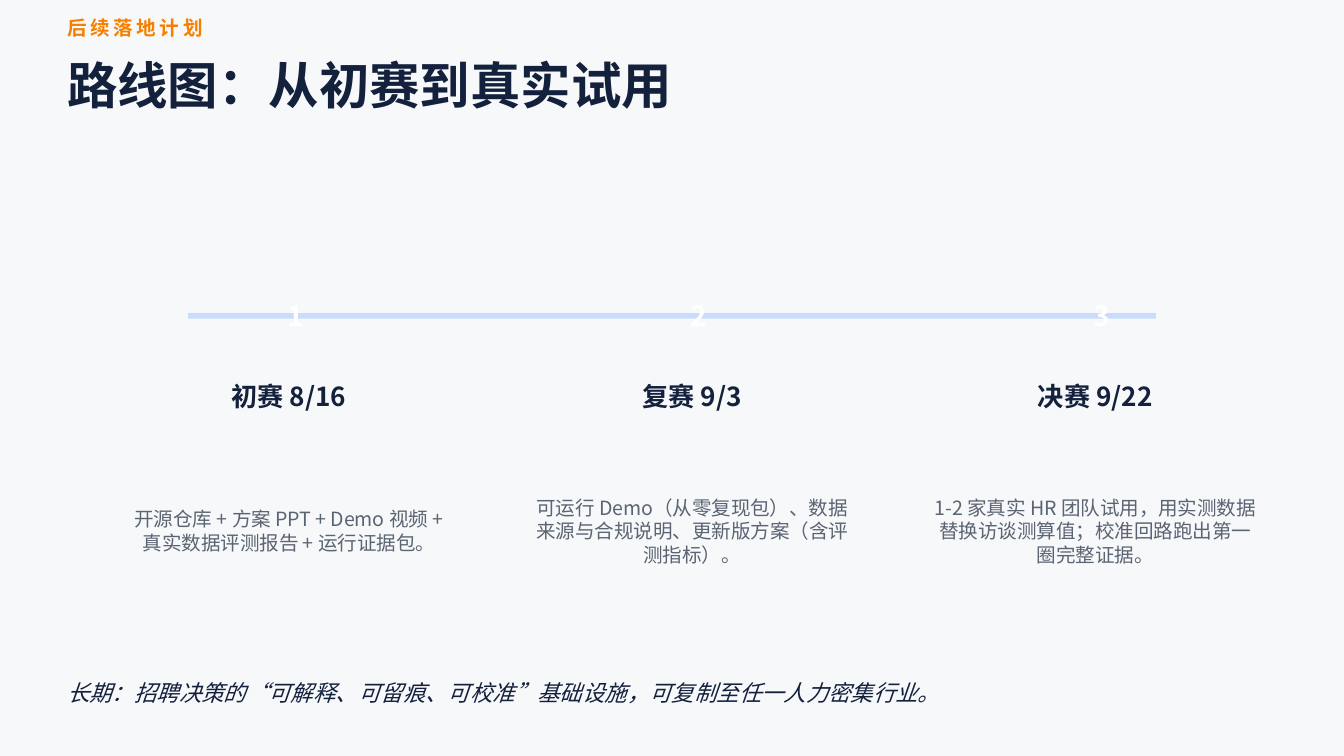
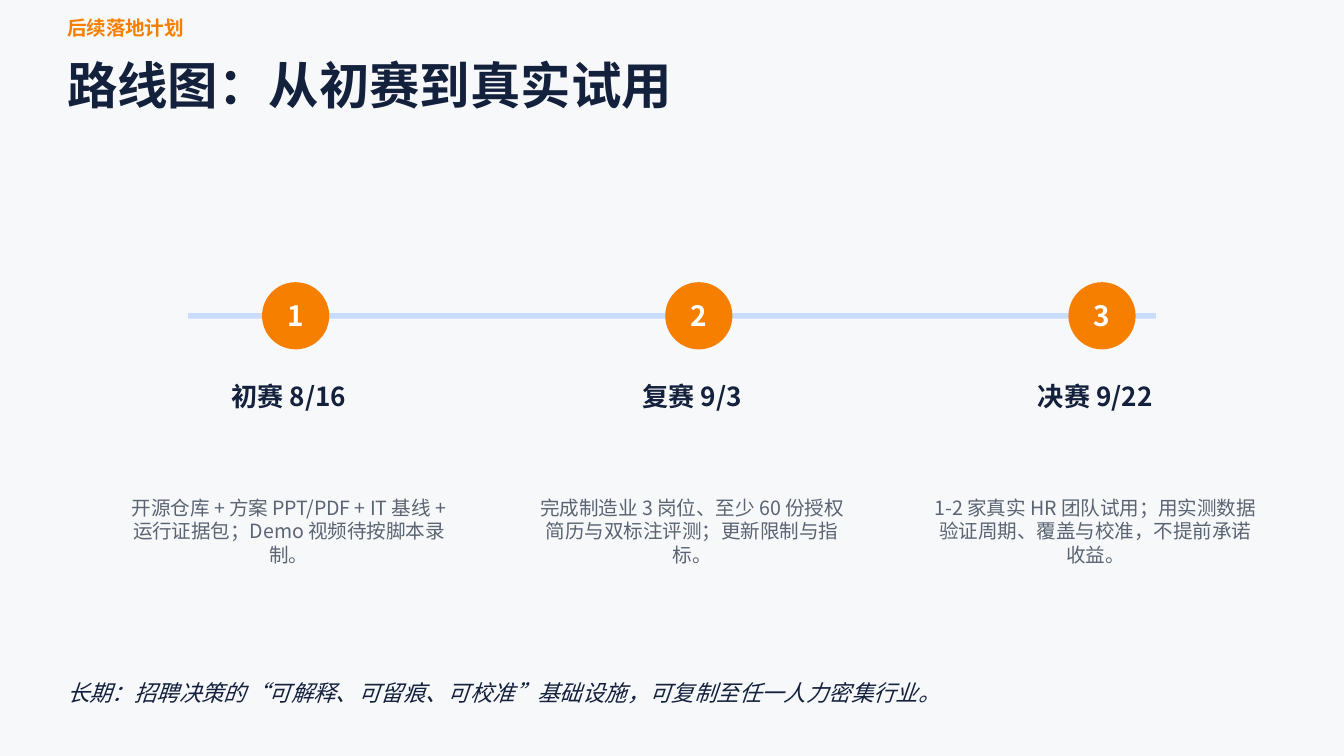
Before and after one commit to xyljobs/recruit-agent, a slide deck: slide 11 of docs/GOAI无界应用_方案PPT.pptx. Drawn at 1344x756 pixels with LibreOffice and Linux fonts; fonts in the diff are those of the drawing. Boxes give left, top, right and bottom in pixels: in the first picture for what was removed or moved away, otherwise in the second. Text is boxed around its words. In the diff, an @@ line names an element or a change of style, - is before the commit and + after.

```diff
--- a/docs/GOAI无界应用_方案PPT.pptx
+++ b/docs/GOAI无界应用_方案PPT.pptx
@@ text "后续落地计划" at (67,18,184,37): letter spacing 2 to 0 pt @@
@@ oval to ellipse in 3 elements at (262,282,329,349), (665,282,732,349), (1068,282,1136,349) @@
@@ text at (132,498,444,564): text changed @@
-开源仓库 + 方案 PPT + Demo 视频 + 真实数据评测报告 + 运行证据包。
+开源仓库 + 方案 PPT/PDF + IT 基线 + 运行证据包；Demo 视频待按脚本录制。
@@ text at (541,498,843,564): text changed @@
-可运行 Demo（从零复现包）、数据来源与合规说明、更新版方案（含评测指标）。
+完成制造业 3 岗位、至少 60 份授权简历与双标注评测；更新限制与指标。
@@ text at (935,498,1256,564): text changed @@
-1-2 家真实 HR 团队试用，用实测数据替换访谈测算值；校准回路跑出第一圈完整证据。
+1-2 家真实 HR 团队试用；用实测数据验证周期、覆盖与校准，不提前承诺收益。
```
Also in this commit, not shown: 11 other slides changed, 36 other files.
